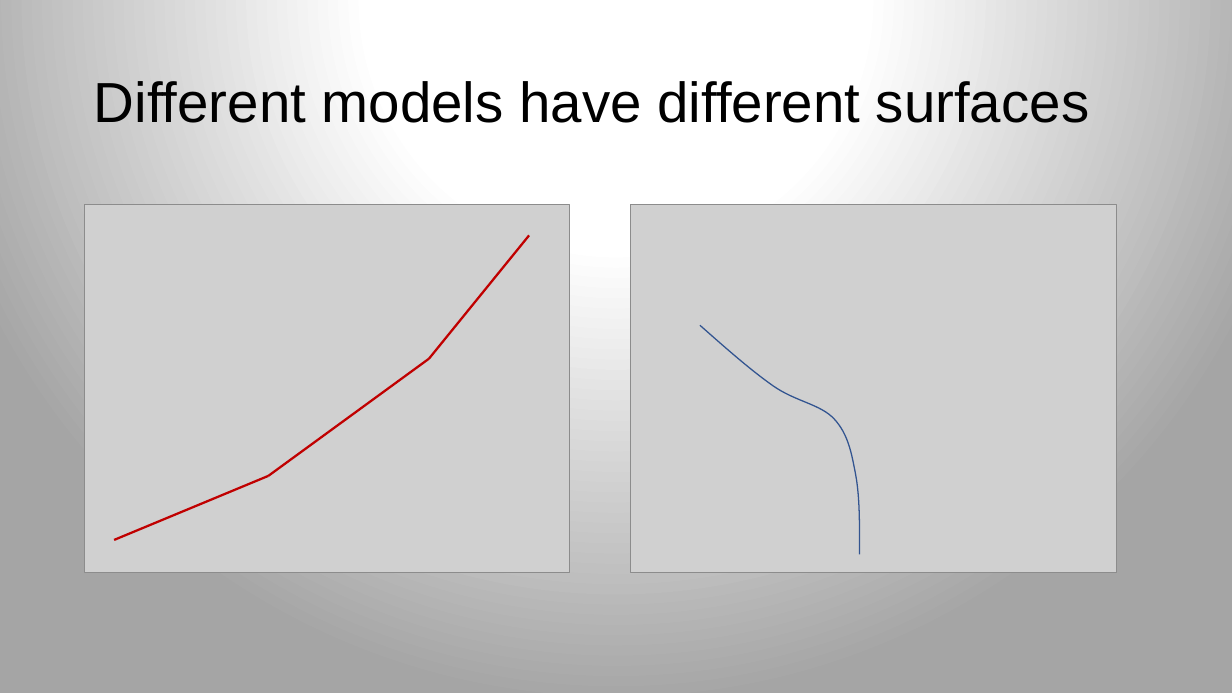
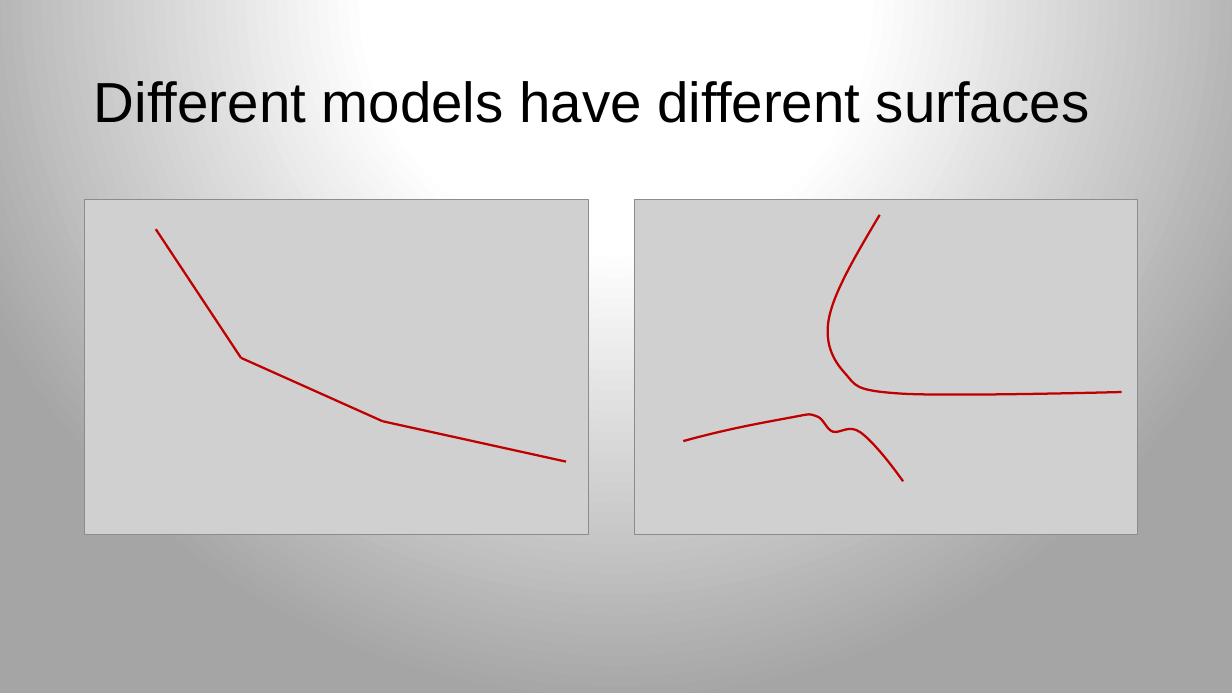
Before and after one commit to rspadim/dtreeviz, a slide deck: slide 5 of talk/dtreeviz.pptx. Drawn at 1232x693 pixels with LibreOffice and Linux fonts; fonts in the diff are those of the drawing; grey boxes stand for pictures; background and template pictures are left out. Boxes give left, top, right and bottom in pixels: in the first picture for what was removed or moved away, otherwise in the second. Text is boxed around its words. In the diff, an @@ line names an element or a change of style, - is before the commit and + after.

```diff
--- a/talk/dtreeviz.pptx
+++ b/talk/dtreeviz.pptx
@@ picture: place and size @@
-picture at bbox=[85, 204, 570, 573]
+picture at bbox=[85, 199, 589, 534]
@@ picture: place and size @@
-picture at bbox=[631, 204, 1116, 573]
+picture at bbox=[635, 199, 1139, 534]
@@ line moved from (115, 540) - (268, 476) to (156, 229) - (241, 358) @@
@@ freeform shape added at bbox=[828, 215, 1122, 396], outline #C00000 1.75 pt @@
@@ line moved from (268, 476) - (429, 359) to (241, 358) - (383, 421) @@
@@ freeform shape: place and size @@
-freeform shape at bbox=[701, 325, 860, 555]
+freeform shape at bbox=[684, 414, 904, 481]
@@ freeform shape at bbox=[684, 414, 904, 481]: outline #325491 1 pt to #C00000 1.75 pt @@
@@ line moved from (429, 359) - (530, 236) to (383, 421) - (567, 462) @@
```
Also in this commit, not shown: 1 other slide changed, 9 other files.
